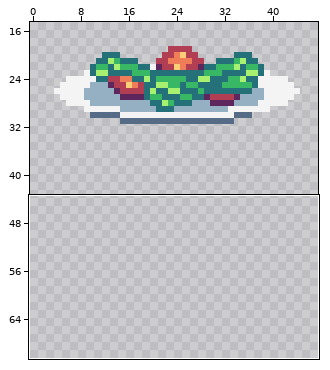
Two states of a pixel-art file, art/plates.aseprite. The first picture is a wide view before the edit; the outline marks the close-up.
Close-up. Before the commit:
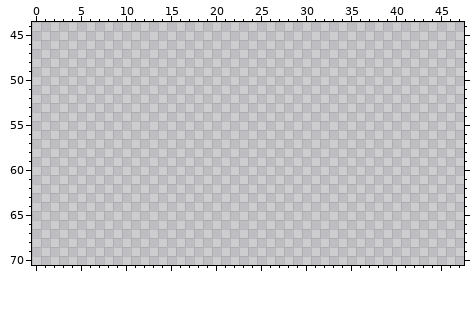
48x160 pixels, 1 frame. Shown: x 0..47, y 44..70. The wide view leaves out empty margins.
And afterwards:
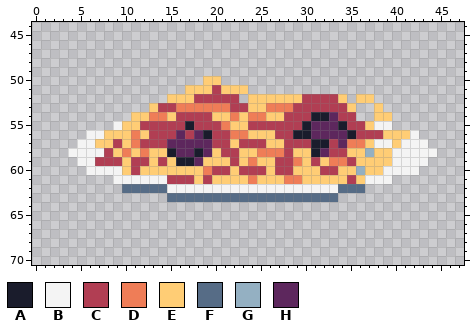
Palette (. is transparent): A #1a1c2c  B #f4f4f4  C #b13e53  D #ef7d57  E #ffcd75  F #566c86  G #94b0c2  H #5d275d
Difference:
layer "Layer 1" added
--- layers "Layer 1", "order", "plates"
@@ x 0..47 @@
 49 ................................................
-50 ................................................
-51 ................................................
-52 ................................................
-53 ................................................
-54 ................................................
-55 ................................................
-56 ................................................
-57 ................................................
-58 ................................................
-59 ................................................
-60 ................................................
-61 ................................................
-62 ................................................
-63 ................................................
+50 ...................EE...........................
+51 .................EEECEEE........................
+52 ...............EEECCCCC.EEEEEECCCCE.EE..........
+53 .............ECCDDDDDDCCEEDDDCCCCCCE..E.........
+54 ...........EEDDECCCCEEDEDDEECCCAAHCC..EE........
+55 .........BEECCCCCACCCDEECCCCCCAHHHACCEBB........
+56 ......BBEEEDECCCHCHACCDDEEECCAAHHHHACCCEEEB.....
+57 .....BBEECEDCCCHHHHHCCECCCEECCCAACHDDEBBEBBB....
+58 ....BBBBCEDEDEEAHHAHECCEEDDDCEEAHCCEEGEEBBBBB...
+59 .....BBCCCECCECEAAHEEECEDEECCDECEDDCEEEEBBBB....
+60 ......BBBBECEEEEEEEDCCECCCECCEEECCEEGEEBBBB.....
+61 .........BBBBBBCCCECEEEEDEEEDDEEEEECEBBB........
+62 ..........FFFFFBBBBBBBBBBBBBBBBBBBFFF...........
+63 ...............FFFFFFFFFFFFFFFFFFF..............
 64 ................................................
Changed places in both close-ups, as pixel boxes (x1, y1, x2, y2):
added: (68, 76, 437, 202)
